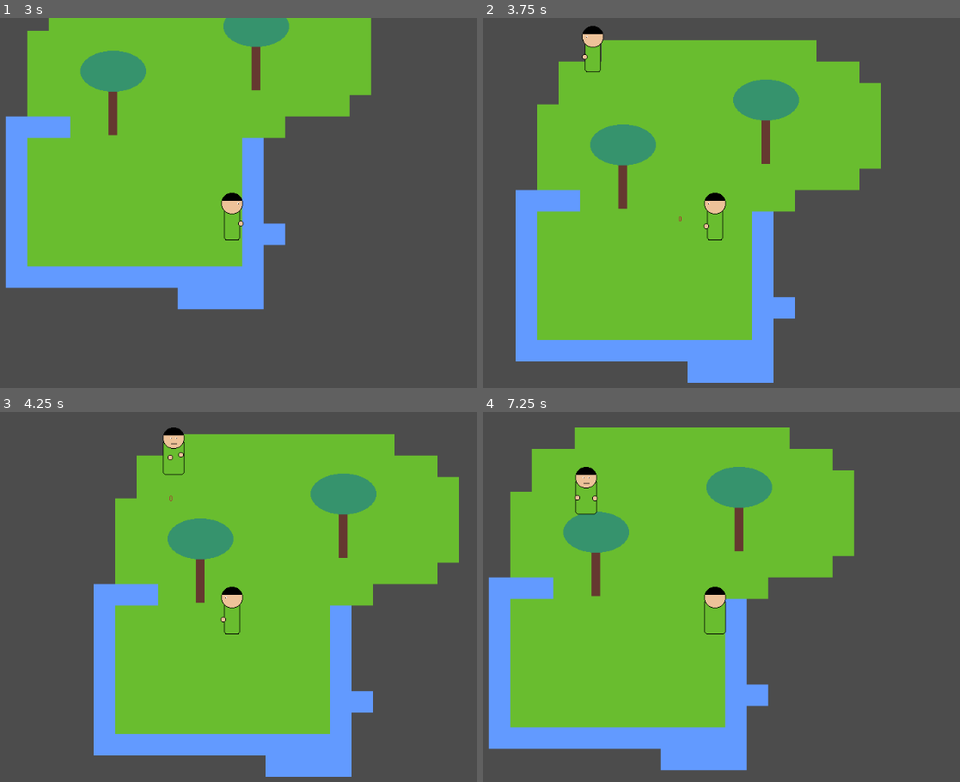
Above: before the commit, frames 1-4 (two rows, left to right).
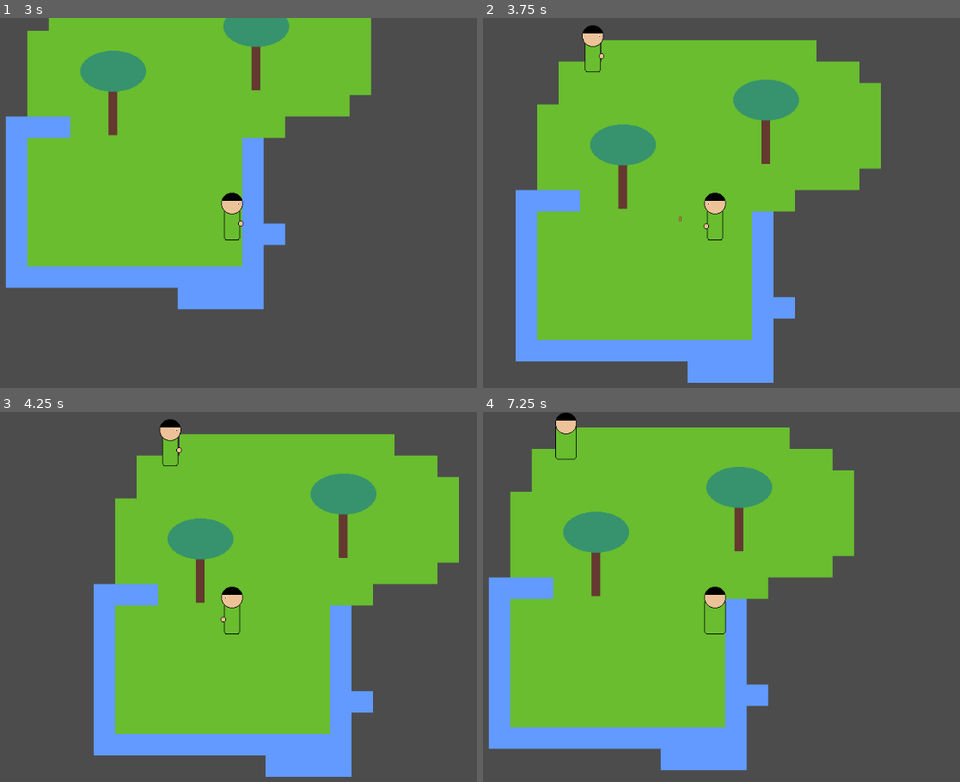
Above: after the commit, the same moments.

Repository: wiltaylor/GameJams
Game: Godot game, scene res://levels/Level1.tscn
Same seed, same stepped clock (60 frames per second), same inputs: the game is played once before the commit and once after it.
Inputs:
- Up to frame 1 (3 s): tap Enter at 0.5 s; hold Right (move_right) 0.53-1.28 s; tap Ctrl (shoot) at 0.6, 2.1 s; hold Down (move_down) 1.28-2.03 s; tap Alt (use) at 1.35, 2.85 s; tap Space at 2 s; hold Right (move_right) 2.03-2.78 s; hold Up (move_up) from 2.78 s (still down)
- Up to frame 2 (3.75 s): release Up (move_up) at 3.53 s; hold Left (move_left) from 3.53 s (still down); tap Ctrl (shoot) at 3.6 s
- Up to frame 3 (4.25 s): keep holding Left (move_left)
- Up to frame 4 (7.25 s): tap Alt (use) at 4.35, 5.85 s; release Left (move_left) at 5.03 s; hold Down (move_down) 5.03-5.78 s; tap Ctrl (shoot) at 5.1, 6.6 s; hold Right (move_right) 5.78-6.53 s; hold Up (move_up) from 6.53 s (still down)

Frame 1 is identical in both runs. In frame 2, less than 0.1% of the frame differs, in the area x 20-26%, y 1-12%; in frame 3, 0.4%; in frame 4, 0.8%, in the area x 15-25%, y 0-28%.

Commit message:
Added proper path finding

Diff:
--- a/LudumDare/LD47/src/levels/Level1.tscn
+++ b/LudumDare/LD47/src/levels/Level1.tscn
@@ -1,9 +1,14 @@
-[gd_scene load_steps=5 format=2]
+[gd_scene load_steps=6 format=2]
 
 [ext_resource path="res://main_tileset.tres" type="TileSet" id=1]
 [ext_resource path="res://objects/Player.tscn" type="PackedScene" id=2]
 [ext_resource path="res://objects/Tree.tscn" type="PackedScene" id=3]
 [ext_resource path="res://objects/AINPC.tscn" type="PackedScene" id=4]
+
+[sub_resource type="NavigationPolygon" id=1]
+vertices = PoolVector2Array( 709.5, 91.5, 513, 96.5, 546, 33.5, 714, -205, 451, 33.5, 478.5, 96.5, 478, 286, 328.5, 100.5, 321, -30.5, 446.5, -105.5, 166, -213.5, 543.5, -114, 247, -36, 162, 62.5, 223.5, 63, 241, 96, 221.5, 93.5, 161.5, 286.5, 161, 93.5 )
+polygons = [ PoolIntArray( 0, 1, 2, 3 ), PoolIntArray( 4, 2, 1, 5 ), PoolIntArray( 4, 5, 6, 7, 8 ), PoolIntArray( 9, 4, 8, 10 ), PoolIntArray( 3, 2, 11 ), PoolIntArray( 10, 3, 11, 9 ), PoolIntArray( 10, 8, 12 ), PoolIntArray( 13, 10, 12, 14 ), PoolIntArray( 14, 12, 15, 16 ), PoolIntArray( 7, 6, 17, 18, 15 ), PoolIntArray( 15, 18, 16 ) ]
+outlines = [ PoolVector2Array( 478, 286, 161.5, 286.5, 161, 93.5, 221.5, 93.5, 223.5, 63, 162, 62.5, 166, -213.5, 714, -205, 709.5, 91.5, 513, 96.5, 478.5, 96.5 ), PoolVector2Array( 321, -30.5, 247, -36, 241, 96, 328.5, 100.5 ), PoolVector2Array( 446.5, -105.5, 451, 33.5, 546, 33.5, 543.5, -114 ) ]
 
 [node name="Game" type="Node2D"]
 
@@ -26,3 +31,10 @@
 
 [node name="AINPC" parent="." instance=ExtResource( 4 )]
 position = Vector2( 242.5, -144 )
+WaitingTurnRate = 5.0
+LookingDuration = 5.0
+
+[node name="Navigation2D" type="Navigation2D" parent="."]
+
+[node name="NavigationPolygonInstance" type="NavigationPolygonInstance" parent="Navigation2D"]
+navpoly = SubResource( 1 )
--- a/LudumDare/LD47/src/scripts/AINPC.gd
+++ b/LudumDare/LD47/src/scripts/AINPC.gd
@@ -6,19 +6,21 @@
 onready var player = get_tree().get_root().find_node("Player", true, false)
 onready var playerRig = player.get_node("PawnRig")
 onready var visionCone = get_node("VisionCone")
+onready var navMesh = get_tree().get_root().find_node("Navigation2D", true, false)
 
 export(AIState) var State = AIState.Waiting
 export(float) var WaitingTurnRate = 5
 export(float) var LookingDuration = 1
 export(float) var IdealDistance: float = 30
 export(float) var ShootCooldown: float = 3
-export(float) var MoveSpeed = 100
+export(float) var MoveSpeed = 50
 
 var currentWait = 0
 var rng = RandomNumberGenerator.new()
 var currentSearchTime = 0
 var lastKnownPoint: Vector2
 var coolDown = 0
+var currentPath = PoolVector2Array()
 
 func _ready():
 	rng.randomize()
@@ -31,17 +33,32 @@
 	else:
 		currentWait -= delta
 
-func move_to(point: Vector2, delta):
-	var dir = (point - rig.global_position).normalized()
-	rig.move(dir * MoveSpeed * delta)
+func moveAlongPath(delta):
+	if currentPath == null:
+		return
+
+	var distance_to_travel = MoveSpeed * delta
+
+	while distance_to_travel > 0 and currentPath.size() > 0:
+		var distance_to_point = rig.global_position.distance_to(currentPath[0])
+
+		if distance_to_travel <= distance_to_point:
+			rig.global_position += rig.global_position.direction_to(currentPath[0]) * distance_to_travel
+		else:
+			rig.global_position = currentPath[0]
+			currentPath.remove(0)
+		distance_to_travel -= distance_to_point
 
 func player_dist():
 	return playerRig.global_position.distance_to(rig.global_position)
 
+func create_path(point: Vector2):
+	currentPath = navMesh.get_simple_path(point, rig.global_position)
+
 func doAttack(delta):
 
-	if(player_dist() > IdealDistance):
-		move_to(playerRig.global_position, delta)
+	#if(player_dist() > IdealDistance):
+	#	move_to(playerRig.global_position, delta)
 
 	if coolDown > 0:
 		coolDown -= delta;
@@ -63,7 +80,8 @@
 		State = AIState.Waiting
 		return
 
-	move_to(lastKnownPoint, delta)
+	#move_to(lastKnownPoint, delta)
+	moveAlongPath(delta)
 
 
 
@@ -97,6 +115,9 @@
 	if State == AIState.AttackingPlayer:
 		doAttack(delta)
 
+	if State == AIState.LookingForPlayer:
+		doLook(delta)
+
 
 func _on_object_seen(body):
 	if State == AIState.Dead:
@@ -104,6 +125,7 @@
 
 	if body.owner.name == "Player":
 		State = AIState.AttackingPlayer
+		print("on guard!")
 
 
 func _on_object_leave_vision(body):
@@ -113,4 +135,6 @@
 	if body.owner.name == "Player":
 		State = AIState.LookingForPlayer
 		currentSearchTime = LookingDuration
-		lastKnownPoint = body.global_position
+		lastKnownPoint = playerRig.global_position
+		create_path(lastKnownPoint)
+		print("I will find you!")
